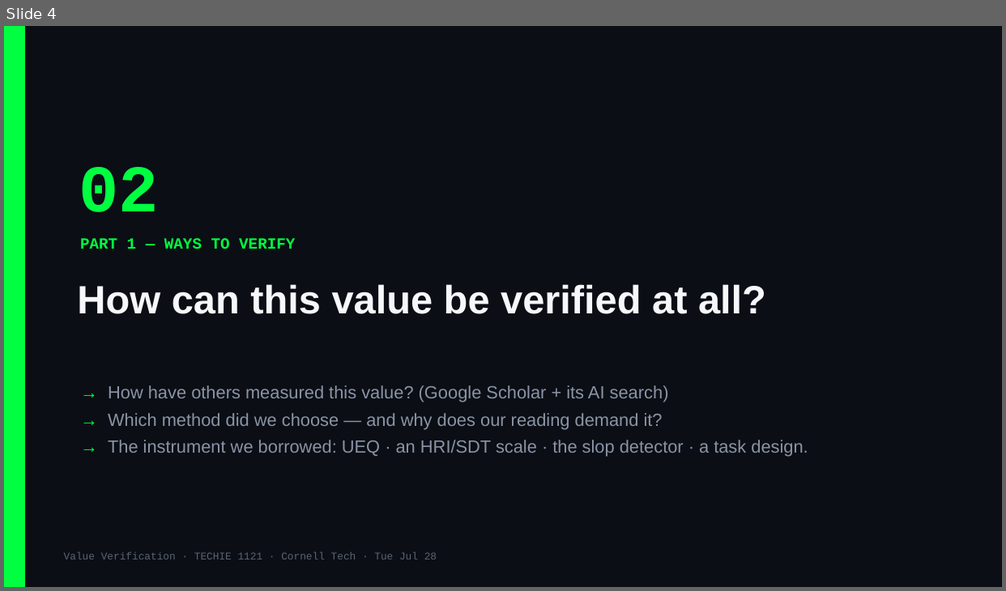
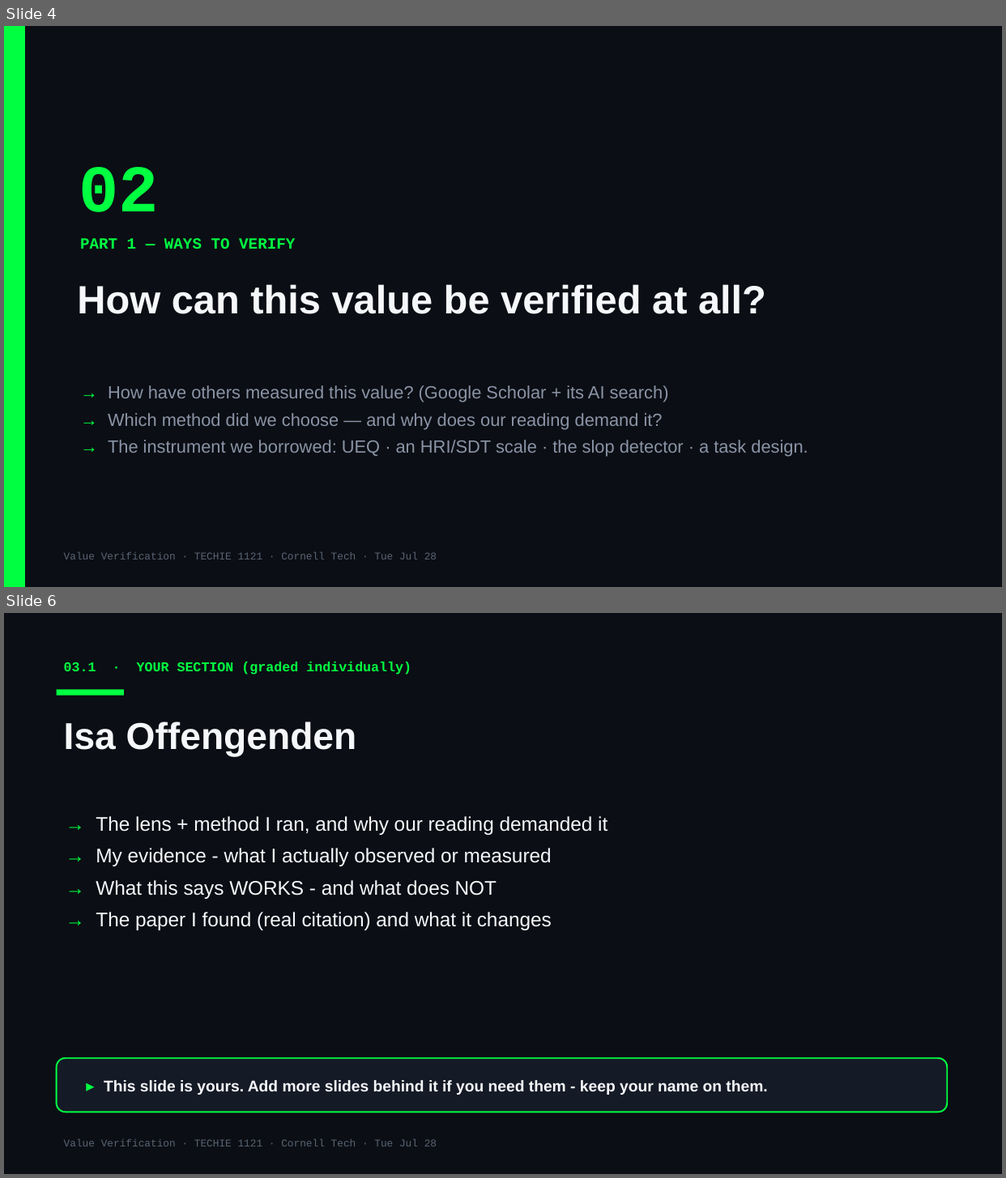
Before and after one commit to Cornell-Tech-Vibe-Coding-Summer-2026/website, a slide deck: slides/team-decks/Week3-Tue-super-duper-amazing-team.pptx. Shown one above the other, each under a label of ours: slide 4 before the commit, slides 4 and 6 after it; the slides between them are not shown. The pictures are 1006x591 and 1006x1178 pixels, drawn with LibreOffice and Linux fonts; fonts in the diff are those of the drawing. Boxes give left, top, right and bottom in pixels: in the first picture for what was removed or moved away, otherwise in the second. Text is boxed around its words. In the diff, an @@ line names an element or a change of style, - is before the commit and + after.

```diff
--- a/slides/team-decks/Week3-Tue-super-duper-amazing-team.pptx
+++ b/slides/team-decks/Week3-Tue-super-duper-amazing-team.pptx
@@ slide 6 added at <box>4,613,1002,1174</box>, background #0B0E14 @@
@@ text added at <box>64,662,411,675</box>, 13 pt, text #00FF41, bold @@
+03.1 · YOUR SECTION (graded individually)
@@ rectangle added at <box>57,689,124,696</box>, fill #00FF41 @@
@@ text added at <box>64,722,357,757</box>, 36 pt, text #F5F7FA, bold @@
+Isa Offengenden
@@ text added at <box>96,816,607,931</box>, 19 pt, text #F5F7FA @@
+→ The lens + method I ran, and why our reading demanded it
+→ My evidence - what I actually observed or measured
+→ What this says WORKS - and what does NOT
+→ The paper I found (real citation) and what it changes
@@ rounded rectangle added at <box>57,1059,948,1112</box>, fill #151B26, outline #00FF41 1.5 pt @@
@@ text added at <box>104,1080,767,1095</box>, 15 pt, text #F5F7FA, bold @@
+▸ This slide is yours. Add more slides behind it if you need them - keep your name on them.
@@ text added at <box>64,1139,437,1147</box>, 10 pt, text #5A6474 @@
+Value Verification · TECHIE 1121 · Cornell Tech · Tue Jul 28
```
Also in this commit, not shown: 2 slides changed, 2 other slides added, 7 other files.
